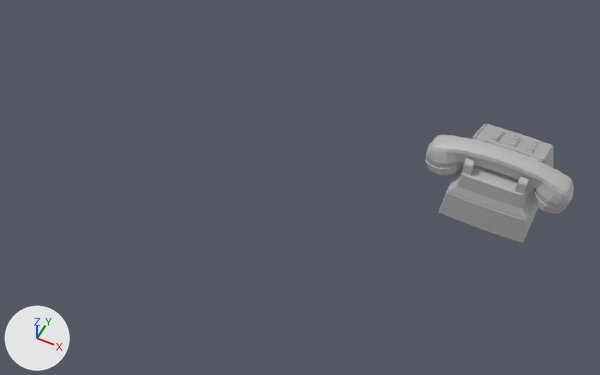
An edit to the FBX model CaptainObvious/Assets/Models/Probs/Phone.fbx, drawn before and after from the same camera.
The view is the same before and after, from a camera (50 mm lens) standing at (1.24, -10.29, 10.28) and looking at (-3.21, -1.4, -0.83). Every picture has the same lights, and +X, +Y and +Z are marked at lower left. Where no turn or scale is listed for an object, it has been applied to the vertices.
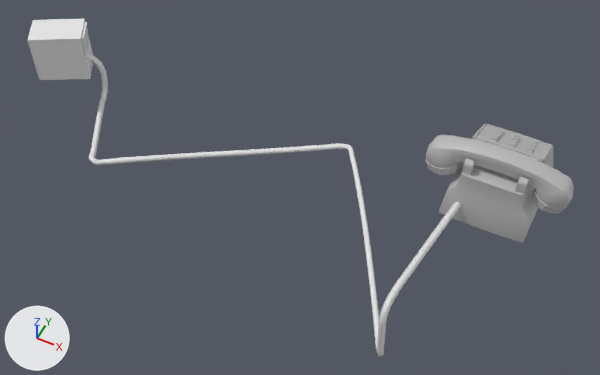
Where the change shows, as pixel boxes [x1, y1, x2, y2] in the pictures (600 x 375 px):
'BezierCurve', added: after [89, 54, 461, 357]
'Cube', added: after [27, 18, 93, 80]
'Circle', added: after [87, 48, 92, 67]

What the commit changed:
Mesh me_mesh is new.
It has 532 vertices, 528 faces and spans x -7.4..0.91, y -2.3..1.84, z -1.59..-0.01.
Mesh me_cube is new.
It has 28 vertices, 24 faces and spans x -0.173..1.049, y -0.241..0.82, z -0.394..0.627.
Mesh me_mesh_001 is new.
It has 25 vertices, 24 faces and spans x -0.159..0.078, y -0.209..0.164, z -0.25..0.149.
Object 'BezierCurve' (ob_beziercurve) is new; it shows me_mesh.
Its location is (-1.29, -1.24, -0.08).
Object 'Cube' (ob_cube) is new; it shows me_cube.
Its location is (-9.42, -0.86, -0.5).
Object 'Circle' (ob_circle) is new; it shows me_mesh_001.
Its location is (-8.53, -0.3, -0.56).
